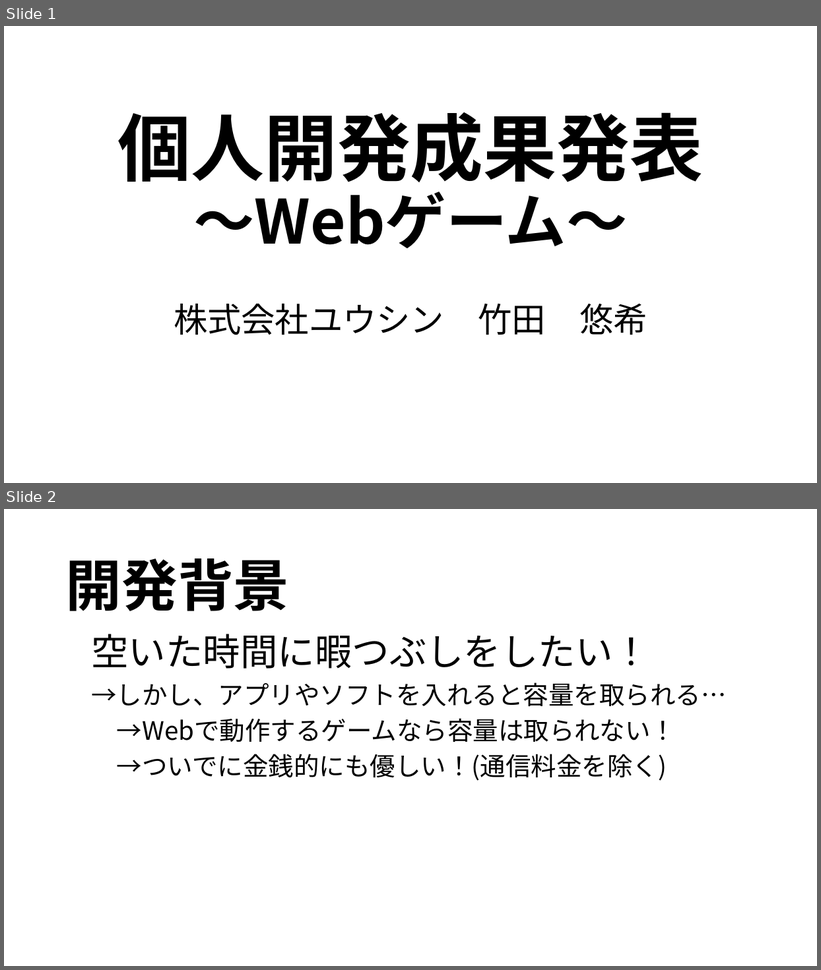
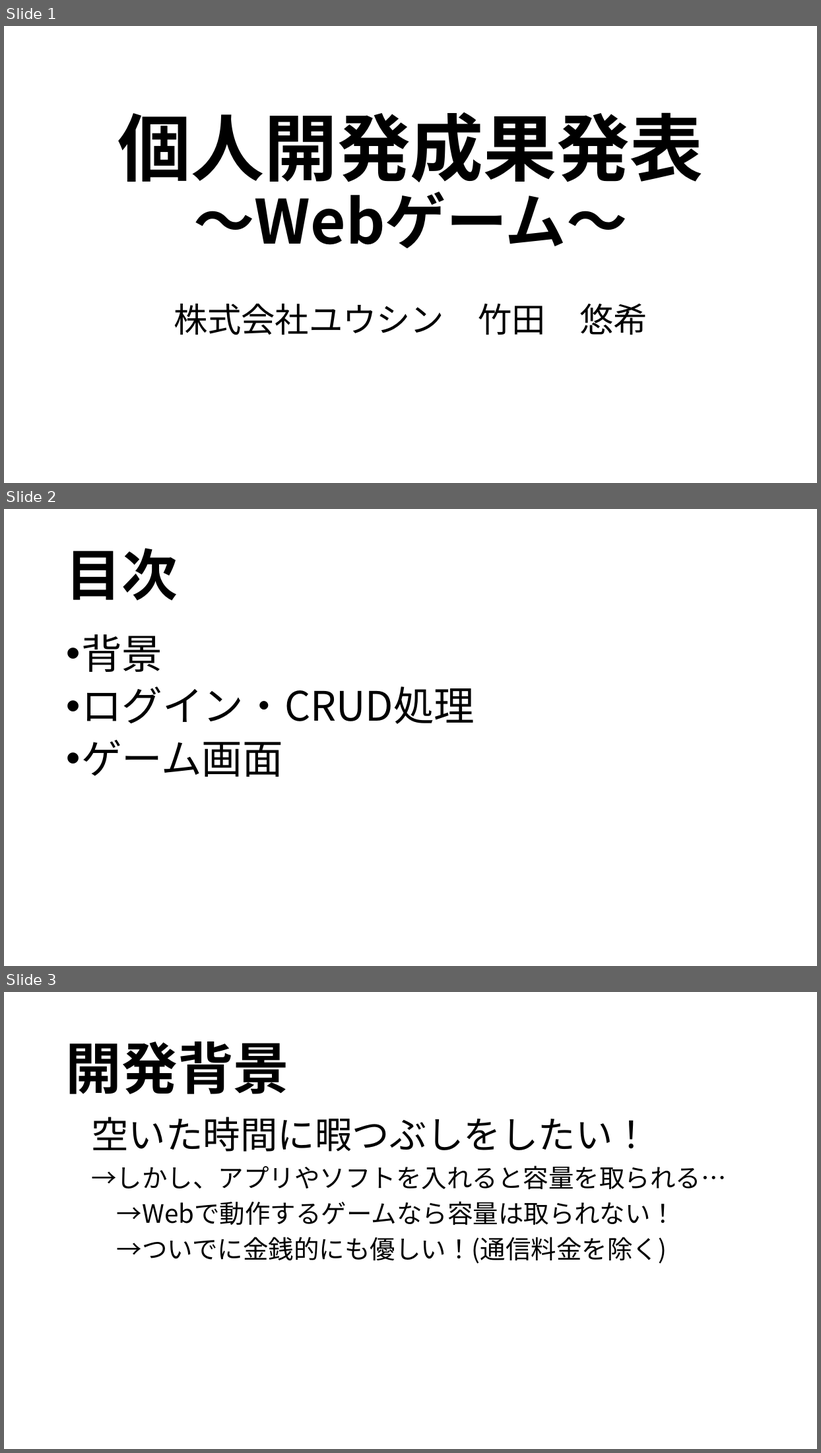
Before and after one commit to Takeda-Axiz/takeda_personal_develop, a slide deck: 株式会社ユウシン_竹田悠希_個人開発成果発表.pptx. Shown one above the other, each under a label of ours: slides 1 and 2 before the commit, slides 1, 2 and 3 after it. The pictures are 821x970 and 821x1453 pixels, drawn with LibreOffice and Linux fonts; fonts in the diff are those of the drawing. Boxes give left, top, right and bottom in pixels: in the first picture for what was removed or moved away, otherwise in the second. Text is boxed around its words. In the diff, an @@ line names an element or a change of style, - is before the commit and + after.

Commit message:
reupdate powerpoint

```diff
--- a/株式会社ユウシン_竹田悠希_個人開発成果発表.pptx
+++ b/株式会社ユウシン_竹田悠希_個人開発成果発表.pptx
@@ slide 2 added at (x1=4, y1=509, x2=817, y2=966), background #FFFFFF @@
@@ title added at (x1=66, y1=548, x2=178, y2=601), 66 pt, text #000000, bold @@
+目次
@@ text added at (x1=81, y1=634, x2=475, y2=777), 48 pt, text #000000 @@
+• 背景
+• ログイン・CRUD処理
+• ゲーム画面
@@ what was slide 2 is now slide 3 @@
```
